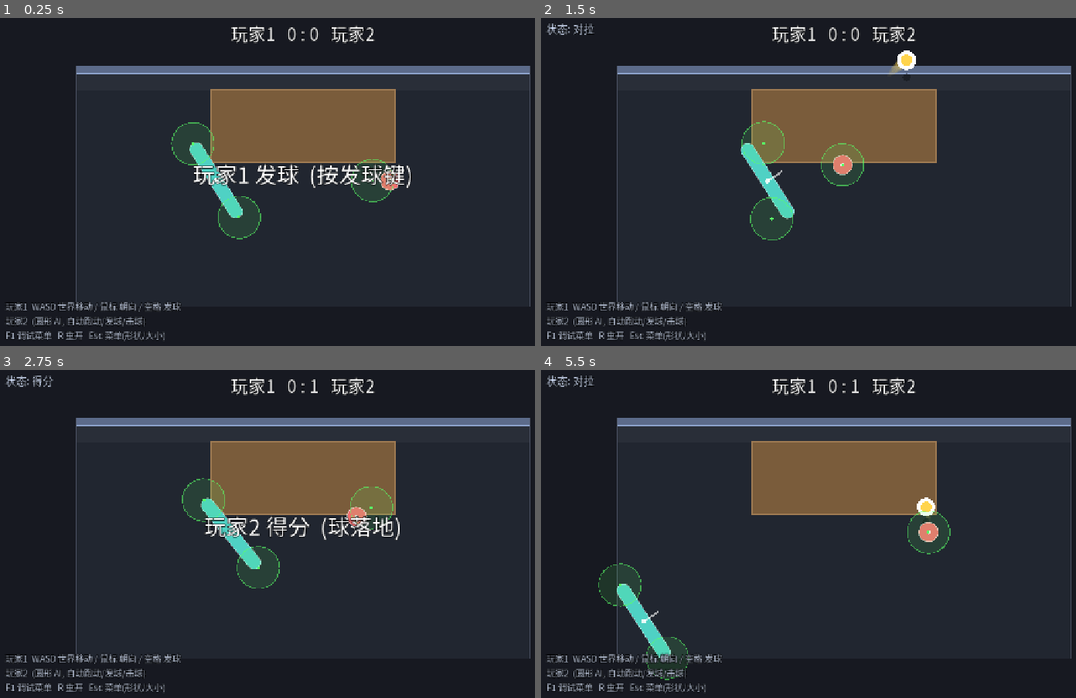
Above: before the commit, frames 1-4 (two rows, left to right).
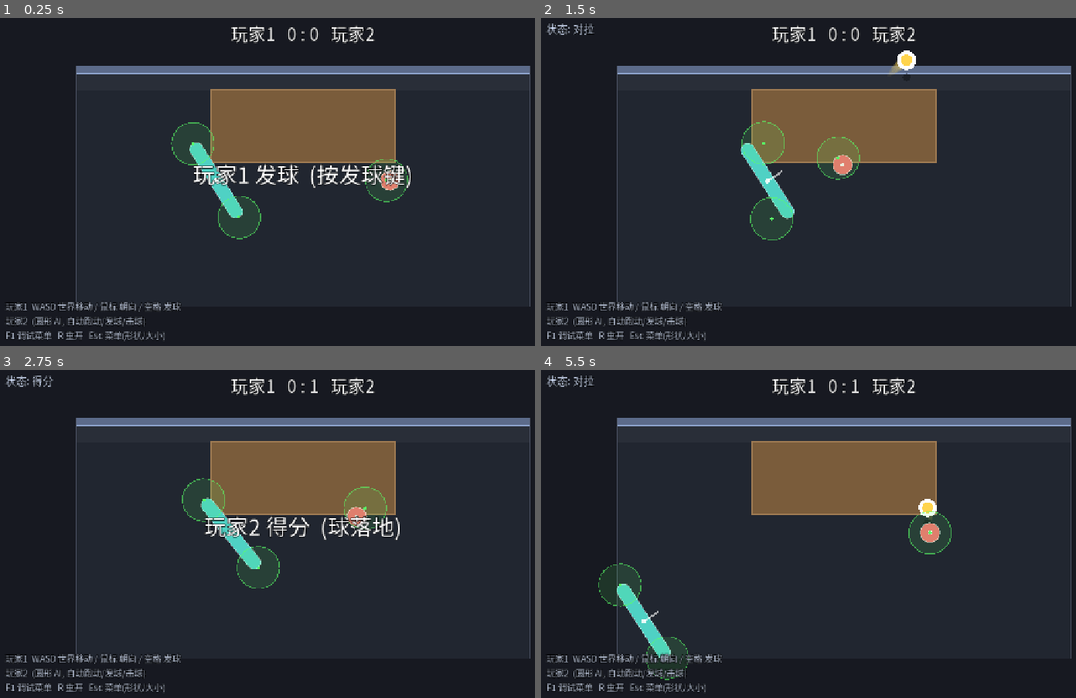
Above: after the commit, the same moments.

Repository: shuperidou/BMA-Arena
Game: Godot game, scene res://scenes/Main.tscn
The game is run twice, just before and just after one commit, with the same random seed, the same clock (stepped at 60 frames per second) and the same inputs.
Inputs (mouse positions are in pixels of both pictures, inside the frame that each line leads up to):
- Up to frame 1 (0.25 s): no input
- Up to frame 2 (1.5 s): tap Enter at 0.5 s; move the mouse to (979, 168) at 0.52 s; hold D 0.53-1.25 s; tap 2 at 0.6 s; click (979, 168) at 0.67 s; tap Space at 0.77 s; drag from (722, 204) to (813, 254) at 1.27 s
- Up to frame 3 (2.75 s): move the mouse to (363, 461) at 2.02 s; hold D from 2.03 s (still down); tap 4 at 2.1 s
- Up to frame 4 (5.5 s): release D at 2.75 s; tap Space at 2.75, 3.77 s; drag from (813, 606) to (658, 484) at 2.77 s; move the mouse to (1027, 589) at 3.52 s; hold A 3.53-4.25 s; tap 6 at 3.6 s; drag from (658, 484) to (749, 452) at 4.27 s; move the mouse to (872, 537) at 5.02 s; hold S from 5.03 s (still down); tap 8 at 5.1 s; click (872, 537) at 5.17 s

The runs differ from the first frame. In frame 1, 0.4% of the frame differs, in the area x 65-77%, y 43-57%; in frame 2, 0.3%; in frame 3, 0.1%; in frame 4, 0.3%.

Commit message:
feat(ai): arm extension now limited by speed/accel (ai_arm_speed/ai_arm_accel) -> continuous animated reach, not instant

Diff:
--- a/scripts/autoload/game_config.gd
+++ b/scripts/autoload/game_config.gd
@@ -258,6 +258,8 @@
 var ai_body_clearance: float = 22.0     ## 目标点必须离(缩过的)桌/边界这么多 (机身半径 + 余量)
 var ai_arm_len: float = 36.0            ## AI"手臂": 判定点朝球方向可伸出的最大长度 (能越桌够球)
 var ai_ready_height: float = 110.0      ## 击球时机: 球升到此高度或已过顶点(vz<=0)手臂才伸出 (别一弹起就秒打)
+var ai_arm_speed: float = 500.0         ## 手臂伸/缩的速度上限 (px/s) -> 有连续性, 不瞬伸
+var ai_arm_accel: float = 2500.0        ## 手臂伸/缩的加速度上限 (px/s^2)
 var ai_personal_space: float = 78.0     ## 与对手保持的"个人空间"; 太近就侧向绕开
 var ai_arrive_dist: float = 16.0        ## 到达目标的判定距离 (越大越稳, 减少来回抖)
 var ai_target_smooth: float = 0.30      ## 目标平滑系数 (每帧向新目标插值; 1=不平滑)
--- a/scripts/player/player_controller.gd
+++ b/scripts/player/player_controller.gd
@@ -26,6 +26,8 @@
 var _ai_smooth_ready: bool = false
 var _ai_post_target: Vector2 = Vector2.ZERO     ## 打完球后的"防阻挡"目标 (每拍只算一次)
 var _ai_post_ready: bool = false
+var _ai_arm_cur: Vector2 = Vector2.ZERO          ## 手臂当前伸出量 (局部), 受速度/加速度上限约束
+var _ai_arm_vel: Vector2 = Vector2.ZERO          ## 手臂伸出速度
 
 var hit_points: Array[HitPoint] = []
 ## 击球区在角色局部坐标系中的位移 (2D)。
@@ -102,12 +104,17 @@
 		# AI: 判定点收到中心, 每帧像甩鼠标一样设好"挥动速度"; 命中走同一 HitSystem。
 		var sw2: Vector2 = _ai_desired_swing()
 		# "手臂": 判定点朝球方向伸出 (最多 ai_arm_len), 让 AI 能越桌够球
-		var arm: Vector2 = Vector2.ZERO
-		# 击球时机: 球升到位(或已过顶点)手臂才伸出 -> 让球有正常滞空, 而不是一弹起就秒打
+		# 1) 计算"想要的"伸手: 朝球方向, 最多 ai_arm_len; (时机门: 球升到位或已过顶点才伸)
+		var want: Vector2 = Vector2.ZERO
 		if ball != null and (ball.vz <= 0.0 or ball.z >= GameConfig.ai_ready_height):
-			arm = (ball.global_position - global_position).rotated(-rotation).limit_length(GameConfig.ai_arm_len)
+			want = (ball.global_position - global_position).rotated(-rotation).limit_length(GameConfig.ai_arm_len)
+		# 2) 施加速度/加速度上限 (和身体移动同一套), 让手臂连续伸出/缩回, 而不是瞬移
+		var tv: Vector2 = (want - _ai_arm_cur).limit_length(GameConfig.ai_arm_speed)
+		var arm_dv: Vector2 = tv - _ai_arm_vel
+		_ai_arm_vel += arm_dv.limit_length(GameConfig.ai_arm_accel * step)
+		_ai_arm_cur = (_ai_arm_cur + _ai_arm_vel * step).limit_length(GameConfig.ai_arm_len)
 		for hp in hit_points:
-			hp.position = arm
+			hp.position = _ai_arm_cur
 			hp.reach = GameConfig.ai_hit_reach
 			hp.swing_velocity = sw2
 		_recenter_body(state, step, _ai_face_point(), 0.0)
@@ -271,6 +278,10 @@
 	angular_velocity = 0.0
 	global_position = pos
 	rotation = rot
+	_ai_arm_cur = Vector2.ZERO
+	_ai_arm_vel = Vector2.ZERO
+	_ai_smooth_ready = false
+	_ai_post_ready = false
 
 func _now() -> float:
 	return float(Time.get_ticks_msec()) / 1000.0
--- a/scripts/tools/diag.gd
+++ b/scripts/tools/diag.gd
@@ -19,10 +19,10 @@
 		if i % 10 == 0:
 			var tg: Vector2 = ai._target_point()
 			var d: float = ai.global_position.distance_to(ball.global_position)
-			print("D f=%d state=%d ret=%s ball=(%.0f,%.0f,z%.0f,vz%.0f) bounce=%d | ai=(%.0f,%.0f) tgt=(%.0f,%.0f) vel=(%.0f,%.0f) dBall=%.0f lastH=%s" % [
+			print("D f=%d state=%d ret=%s ball=(%.0f,%.0f,z%.0f,vz%.0f) bounce=%d | ai=(%.0f,%.0f) tgt=(%.0f,%.0f) vel=(%.0f,%.0f) dBall=%.0f arm=%.1f lastH=%s" % [
 				i, ball.state, str(ball.returnable),
 				ball.global_position.x, ball.global_position.y, ball.z, ball.vz, ball.table_bounces,
 				ai.global_position.x, ai.global_position.y,
-				tg.x, tg.y, ai.linear_velocity.x, ai.linear_velocity.y, d,
+				tg.x, tg.y, ai.linear_velocity.x, ai.linear_velocity.y, d, ai._ai_arm_cur.length(),
 				("P2" if ball.last_hitter == ai else ("P1" if ball.last_hitter != null else "-"))])
 	get_tree().quit()
